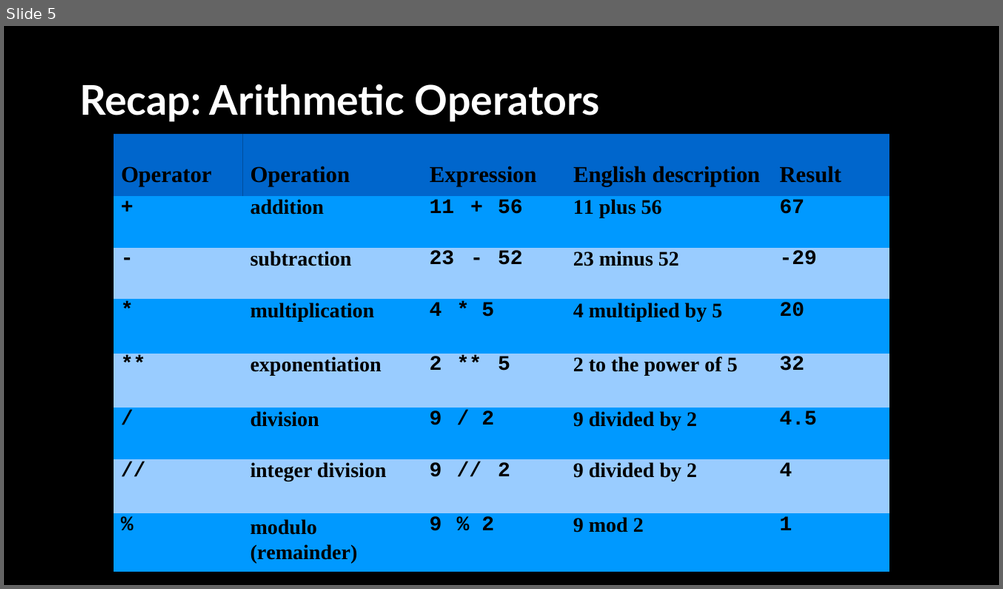
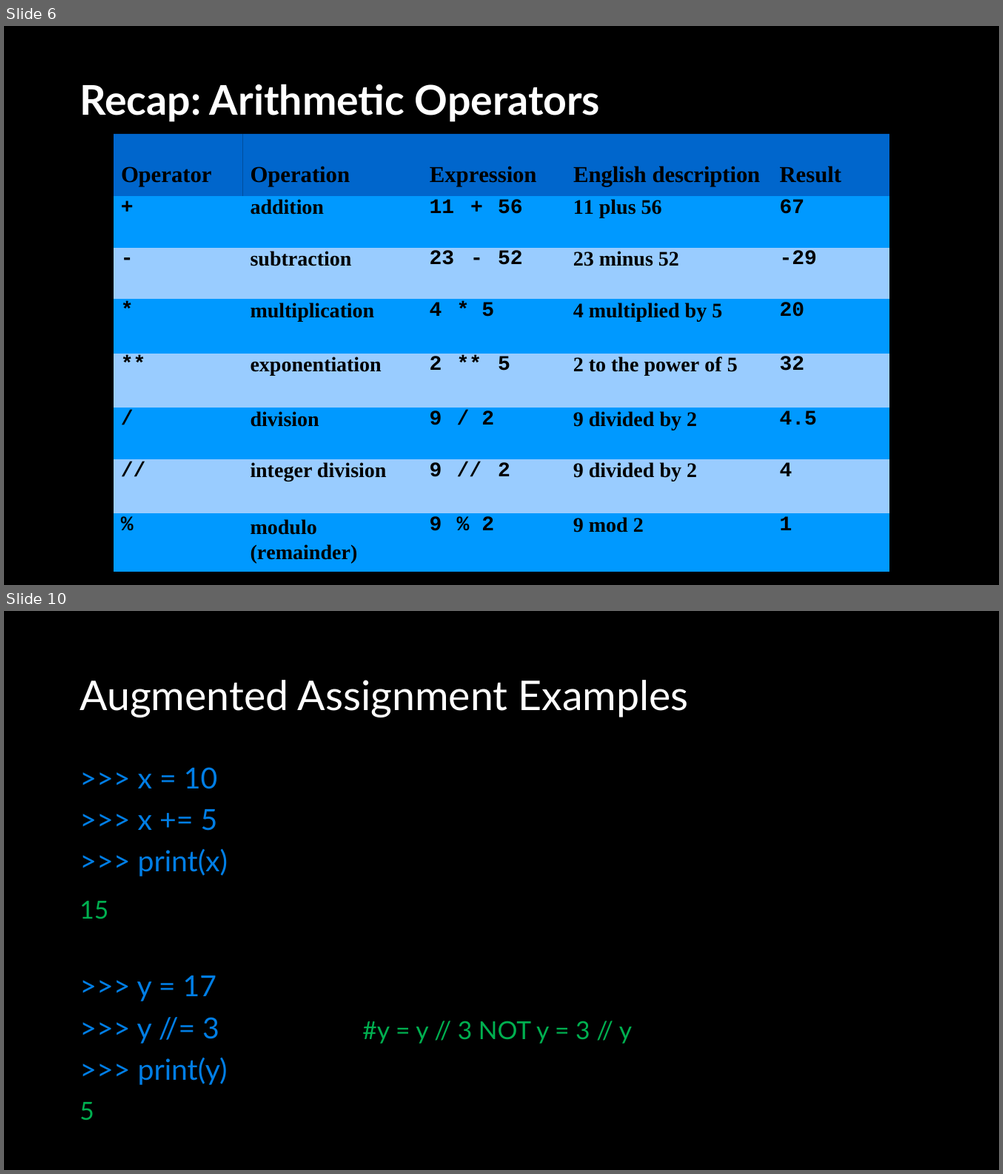
Before and after one commit to APS106/APS106-winter-2022-material, a slide deck: lectures/week1/lecture3/slides/week1_lecture3.pptx. Shown one above the other, each under a label of ours: slide 5 before the commit, slides 6 and 10 after it; the slides between them are not shown. The pictures are 1003x589 and 1003x1174 pixels, drawn with LibreOffice and Linux fonts; fonts in the diff are those of the drawing; background and template pictures are left out. Boxes give left, top, right and bottom in pixels: in the first picture for what was removed or moved away, otherwise in the second. Text is boxed around its words. In the diff, an @@ line names an element or a change of style, - is before the commit and + after.

```diff
--- a/lectures/week1/lecture3/slides/week1_lecture3.pptx
+++ b/lectures/week1/lecture3/slides/week1_lecture3.pptx
@@ slide 10 added at bbox=[4, 611, 999, 1170], background picture (left out) @@
@@ title added at bbox=[79, 680, 688, 718], 39.6 pt, text #FFFFFF @@
+Augmented Assignment Examples
@@ text added at bbox=[137, 767, 228, 1085], 28 pt, text #017EE5 @@
+>>> x = 10
+>>> x += 5
+>>> print(x)
+>>> y = 17
+>>> y //= 3
+>>> print(y)
@@ text added at bbox=[79, 901, 108, 920], 24 pt, text #00B050 @@
+15
@@ text added at bbox=[362, 1021, 632, 1044], 24 pt, text #00B050 @@
+#y = y // 3 NOT y = 3 // y
@@ text added at bbox=[79, 1102, 94, 1120], 24 pt, text #00B050 @@
+5
@@ what was slide 5 is now slide 6 @@
```
Also in this commit, not shown: 5 slides changed, 5 other slides added, 1 slide removed, 13 other files.
